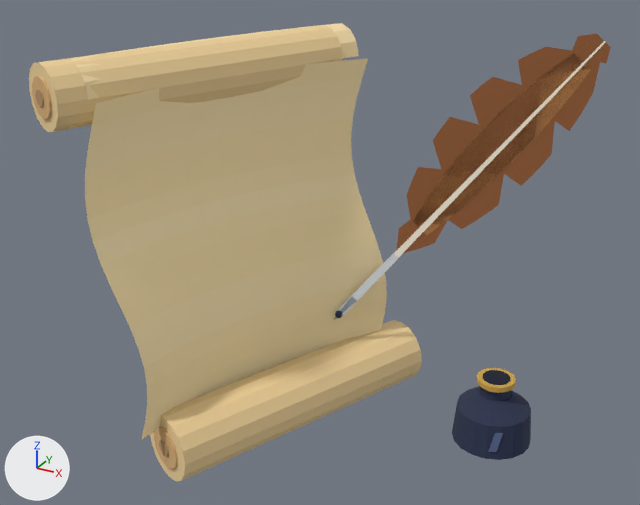
The glTF model apps/web/public/models/scroll.glb, before and after one commit.
Before and after are seen from a 50 mm camera at (2.19, -4.28, 3.17) aimed at (-0.11, -0.1, 1.08). The lights are fixed; the arrows at lower left show +X, +Y and +Z. The older version comes first. Vertices at exactly the same position are counted once.

The older version as bpy lines, for what is in view:
```python
ob_body = bpy.data.objects.new('body', me_body)
ob_body.location = (0.0, 0.0, 0.0)
ob_inkwell = bpy.data.objects.new('inkwell', me_inkwell)
ob_inkwell.location = (0.0, 0.0, 0.0)
ob_quill = bpy.data.objects.new('quill', me_quill)
ob_quill.location = (0.0, 0.0, 0.0)
```
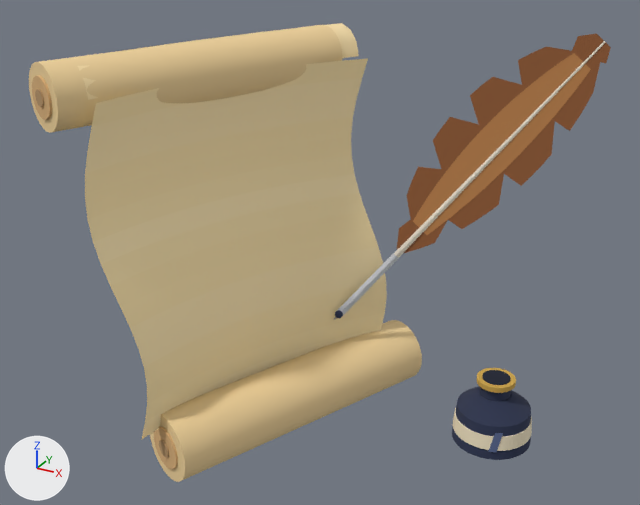
The change, as a diff of the scene's bpy script:
```diff
--- a/apps/web/public/models/scroll.glb.py
+++ b/apps/web/public/models/scroll.glb.py
@@ mat_c_efe2c4 @@
+mat_c_efe2c4 = principled_material('c_efe2c4')
+mat_c_efe2c4.base_color = (0.863, 0.761, 0.552)  # beige #efe2c4
+mat_c_efe2c4.roughness = 1.0
@@ me_body @@
 # used by ob_body; location = (0.0, 0.0, 0.0)
-me_body.from_pydata(...)  # 359 vertices, 616 faces; spans x -1.18..0.36, y -1.28..0.59, z 0.0..2.3
+me_body.from_pydata(...)  # 791 vertices, 1480 faces; spans x -1.18..0.36, y -1.28..0.59, z 0.0..2.3
+# me_body part 1: 2 vertices moved within x -0.53..0.18, y -1.13..0.53, z 0.15..0.25; 216 vertices added at x -0.7..0.35, y -1.19..0.59, z 0.0..0.4
+# me_body part 2: 216 vertices added at x -1.17..-0.19, y -1.28..0.45, z 1.96..2.3
 me_body.materials.append(mat_c_b69368)
@@ me_inkwell @@
 # used by ob_inkwell; location = (0.0, 0.0, 0.0)
-me_inkwell.from_pydata(...)  # 146 vertices, 232 faces; spans x 0.708..1.176, y -0.096..0.365, z 0.0..0.413
+me_inkwell.from_pydata(...)  # 532 vertices, 1130 faces; spans x 0.708..1.176, y -0.1..0.368, z 0.0..0.413
+# me_inkwell part 3: a new loose piece, a 48-sided cut cone along z (radius 0.234 at the low end, 0.226 at the high end) spanning x 0.708..1.176, y -0.1..0.368, z 0.063..0.153, in mat_c_efe2c4 (beige #efe2c4)
+# me_inkwell part 4: the loose piece of 4 vertices spanning x 0.999..1.064, y -0.094..-0.055, z 0.054..0.18 is moved by (0.001, -0.002, 0.0)
+# me_inkwell part 5: 18 vertices moved from x 0.861..1.035, y 0.037..0.232, z 0.306..0.413 to x 0.853..1.04, y 0.043..0.226, z 0.306..0.413; 66 vertices removed from x 0.722..1.162, y -0.096..0.365, z 0.0..0.413; 356 vertices added at x 0.71..1.174, y -0.1..0.368, z 0.0..0.413
 me_inkwell.materials.append(mat_c_141a2e)
@@ me_inkwell @@
 me_inkwell.materials.append(mat_c_c9a24a)
+me_inkwell.materials.append(mat_c_efe2c4)  # beige #efe2c4
@@ me_quill @@
 # used by ob_quill; location = (0.0, 0.0, 0.0)
-me_quill.from_pydata(...)  # 123 vertices, 161 faces; spans x -0.08..1.13, y 0.03..1.28, z 0.58..2.23
+me_quill.from_pydata(...)  # 581 vertices, 1043 faces; spans x -0.08..1.13, y 0.03..1.28, z 0.58..2.23
+# me_quill part 6: 4 vertices moved within x -0.07..-0.05, y 0.04..0.06, z 0.6..0.64; 452 vertices added at x -0.08..0.02, y 0.03..0.15, z 0.58..0.71
+# me_quill part 7: 1 vertex moved within x 1.09, y 1.28, z 2.18; 6 vertices added at x 0.19..1.1, y 0.31..1.28, z 0.95..2.19
 me_quill.materials.append(mat_c_26304f)
```

Changed parts and their boxes (x1, y1, x2, y2) in the pictures (640 x 505 px; the box of a moved part takes in the faces that stretch with it):
'body', reshaped: before (29, 23, 422, 481); after (29, 23, 422, 482)
'inkwell', reshaped: before (452, 368, 531, 460); after (452, 368, 532, 460)
part 1 of me_body, built on: after (150, 320, 422, 482)
part 2 of me_body, added: after (29, 25, 343, 133)
part 3 of me_inkwell, added (beige): after (453, 408, 532, 451)
part 4 of me_inkwell, moved or reshaped: (488, 433, 503, 452) in both
part 5 of me_inkwell, built on: before (452, 370, 531, 460); after (452, 368, 531, 460)
part 6 of me_quill, reshaped: before (335, 311, 341, 317); after (335, 310, 343, 318)
part 7 of me_quill, built on: before (394, 41, 606, 258); after (347, 41, 606, 306)
